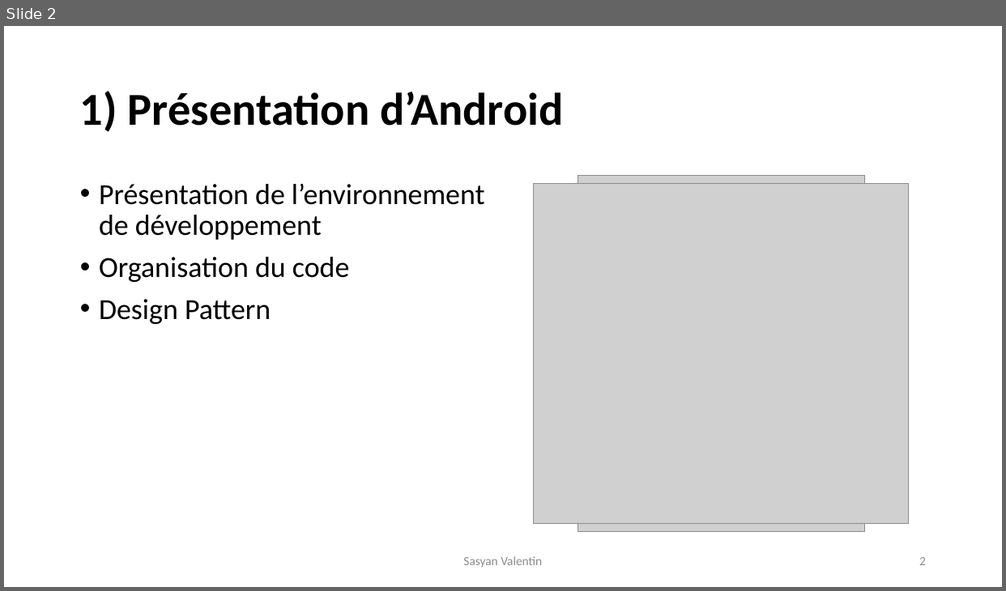
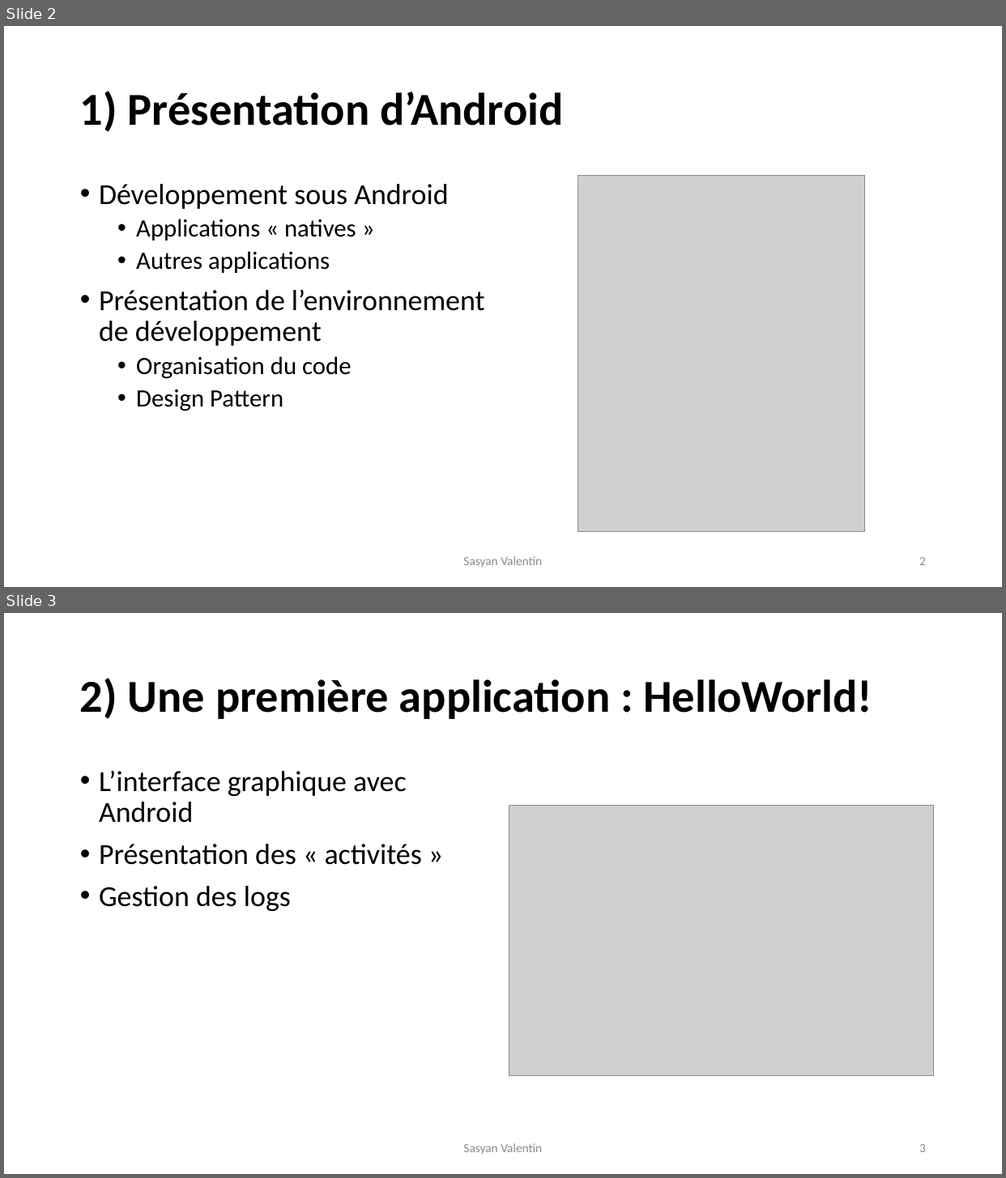
Before and after one commit to VSasyan/AndroidENSG, a slide deck: plan_du_cours.pptx. Shown one above the other, each under a label of ours: slide 2 before the commit, slides 2 and 3 after it. The pictures are 1006x591 and 1006x1178 pixels, drawn with LibreOffice and Linux fonts; fonts in the diff are those of the drawing; grey boxes stand for pictures. Boxes give left, top, right and bottom in pixels: in the first picture for what was removed or moved away, otherwise in the second. Text is boxed around its words. In the diff, an @@ line names an element or a change of style, - is before the commit and + after.

```diff
--- a/plan_du_cours.pptx
+++ b/plan_du_cours.pptx
@@ slide 3 added at [4, 613, 1002, 1174], background #FFFFFF @@
@@ title added at [80, 678, 872, 719], 44 pt, text #000000, bold @@
+2) Une première application : HelloWorld!
@@ text added at [99, 770, 422, 911], 28 pt, text #000000 @@
+• L’interface graphique avec Android
+• Présentation des « activités »
+• Gestion des logs
@@ picture added at [509, 806, 934, 1076] @@
@@ text added at [463, 1144, 542, 1155], 12 pt, text #8C8C8C @@
+Sasyan Valentin
@@ page number added at [919, 1144, 926, 1152], 12 pt, text #8C8C8C @@
+3
@@ slide 2 changed as well @@
@@ text at [99, 184, 448, 273]: paragraphs added @@
+• Développement sous Android
+  • Applications « natives »
+  • Autres applications
@@ picture removed at [534, 183, 909, 524] @@
@@ text at [136, 356, 351, 412]: size 28 to 24 pt in "Organisation du code", "Design Pattern"; list level 1 to 2 in "Organisation du code"; list level 1 to 2 in "Design Pattern" @@
```
Also in this commit, not shown: 5 other slides changed, 16 other files.
